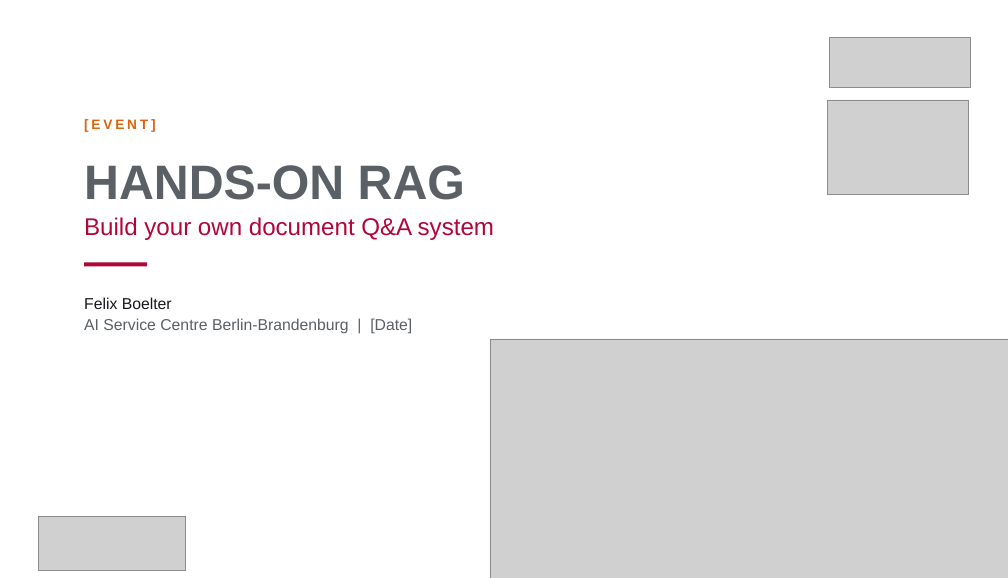
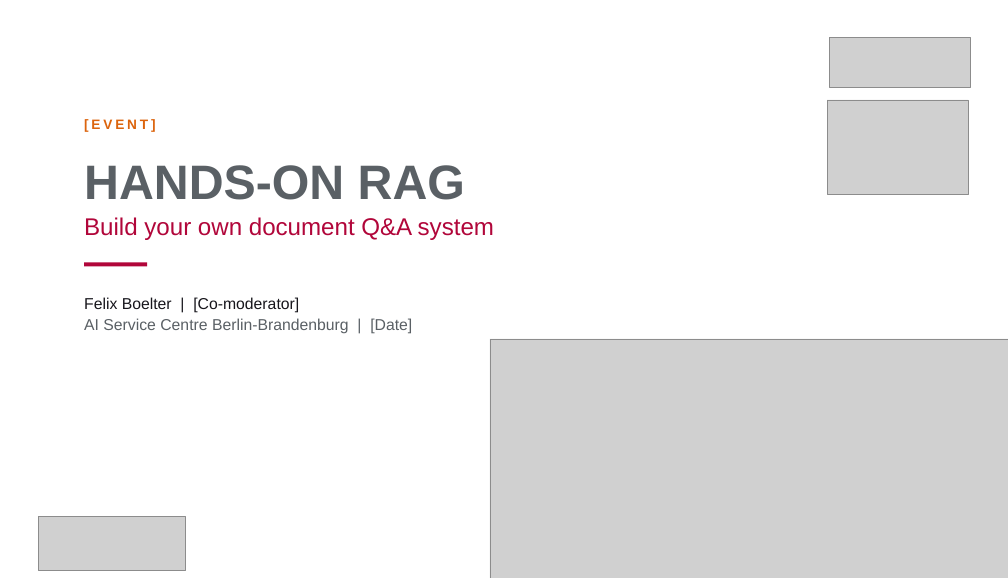
Before and after one commit to aihpi/workshop-rag-basics, a slide deck: slide 1 of workshop/slides/rag-workshop.pptx. Drawn at 1008x578 pixels with LibreOffice and Linux fonts; fonts in the diff are those of the drawing; grey boxes stand for pictures. Boxes give left, top, right and bottom in pixels: in the first picture for what was removed or moved away, otherwise in the second. Text is boxed around its words. In the diff, an @@ line names an element or a change of style, - is before the commit and + after.

```diff
--- a/workshop/slides/rag-workshop.pptx
+++ b/workshop/slides/rag-workshop.pptx
@@ text at (x1=84, y1=297, x2=299, y2=313): text changed @@
-Felix Boelter
+Felix Boelter | [Co-moderator]
```
Also in this commit, not shown: 25 other slides changed, 1 slide removed, 5 other files.
